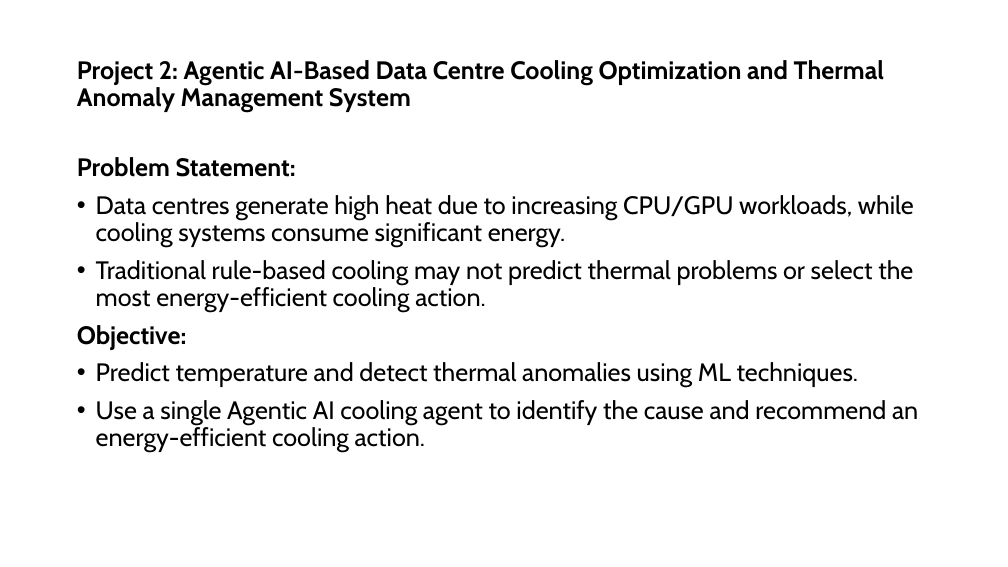
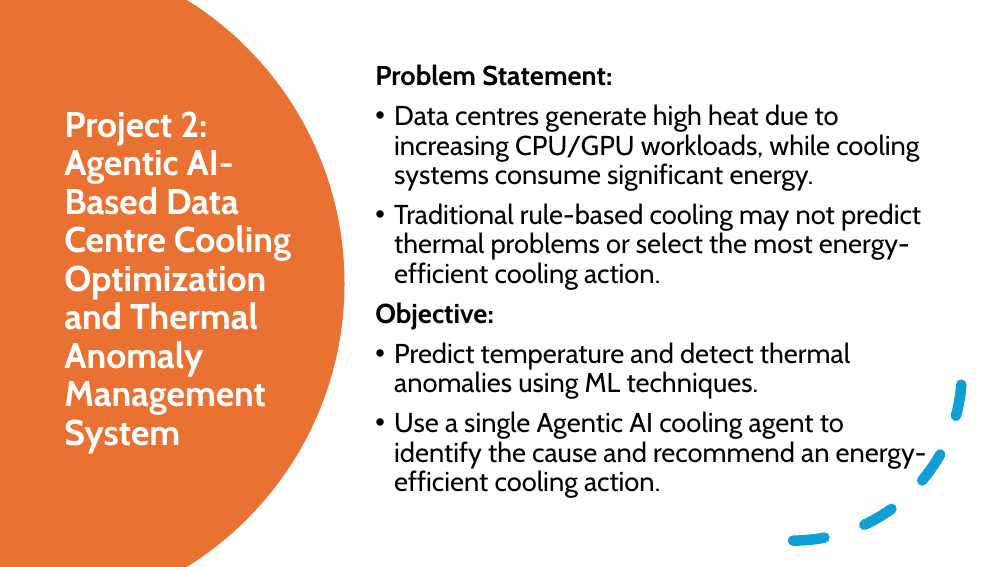
Before and after one commit to Sushma0208/T9936_VITV_Pokala-Sushma, a slide deck: slide 5 of T9936_VITV_Pokala Sushma.pptx. Drawn at 1008x567 pixels with LibreOffice and Linux fonts; fonts in the diff are those of the drawing. Boxes give left, top, right and bottom in pixels: in the first picture for what was removed or moved away, otherwise in the second. Text is boxed around its words. In the diff, an @@ line names an element or a change of style, - is before the commit and + after.

```diff
--- a/T9936_VITV_Pokala Sushma.pptx
+++ b/T9936_VITV_Pokala Sushma.pptx
@@ freeform shape added at (0,0,345,567), fill #E97132 @@
@@ text "Problem Statement:": place and size @@
-text "Problem Statement:" at (77,157,918,452)
+text "Problem Statement:" at (375,64,927,497)
@@ text "Problem Statement:" at (375,64,927,497): size 24 to 26 pt; vertical alignment top to middle @@
@@ title "Project 2: Agentic AI-Based Data ...": place and size @@
-title "Project 2: Agentic AI-Based Data ..." at (77,60,884,112)
+title "Project 2: Agentic AI-Based Data ..." at (64,111,291,453)
@@ title "Project 2: Agentic AI-Based Data ..." at (64,111,291,453): size 24 to 34 pt, text colour #000000 to #FFFFFF @@
@@ arc (boxed as its full ellipse) added at (625,203,963,541), outline #0F9ED5 10 pt dashed @@
```
Also in this commit, not shown: 6 other slides changed.
